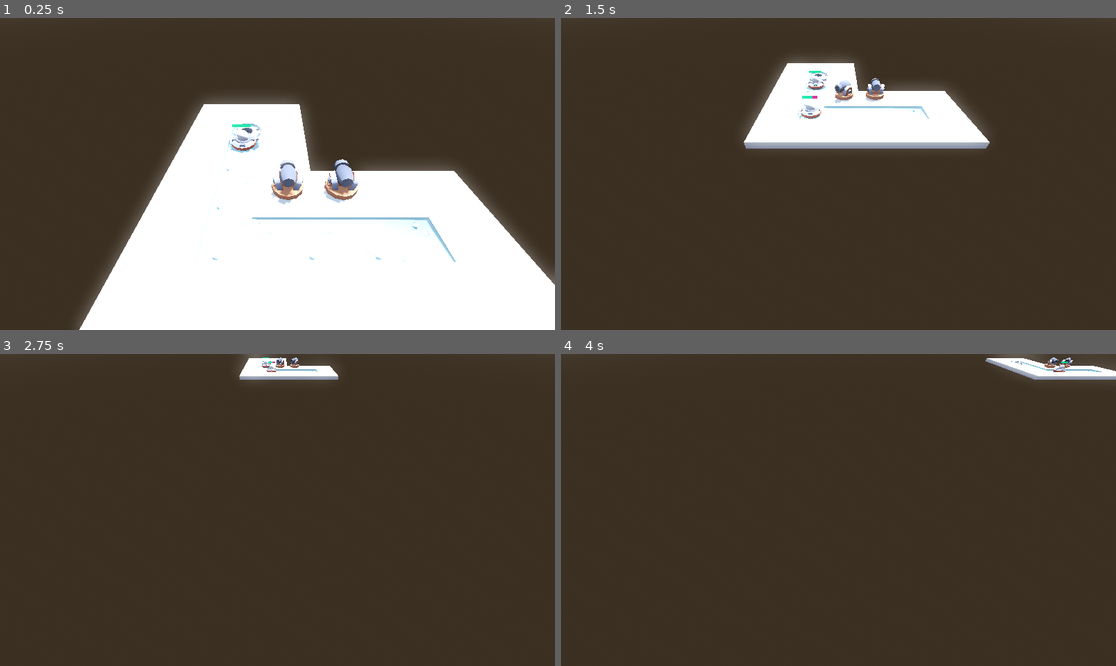
Above: before the commit, frames 1-4 (two rows, left to right).
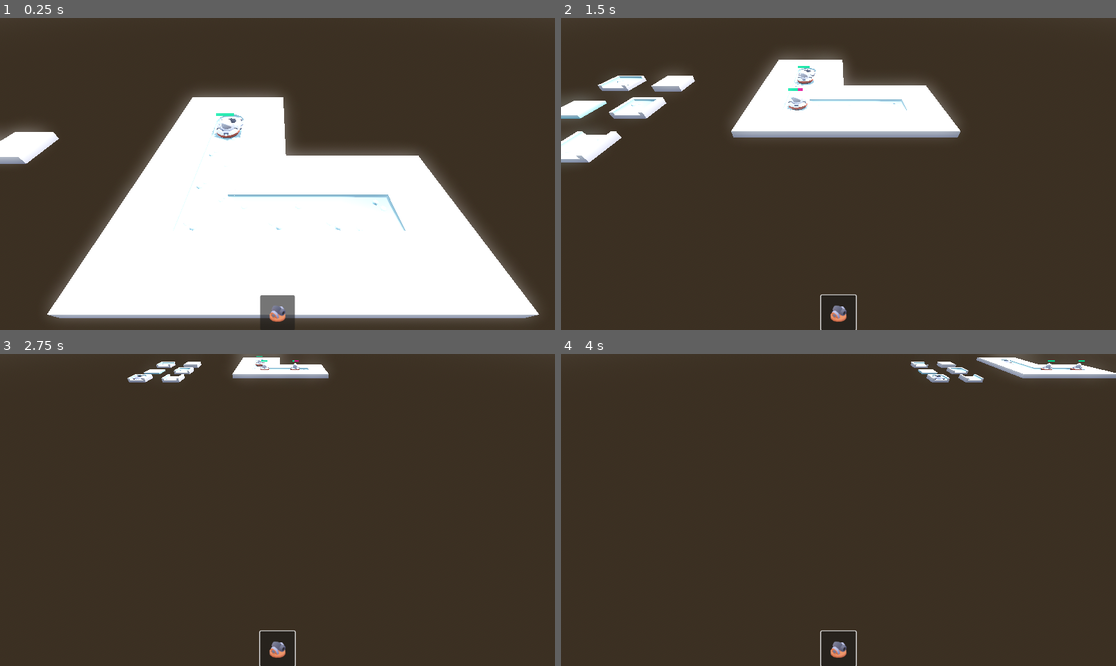
Above: after the commit, the same moments.

Repository: PatrikParkkonen/WinterTD
Game: Godot game, scene res://Scenes/world.tscn
Same seed, same stepped clock (60 frames per second), same inputs: the game is played once before the commit and once after it. The project has no main scene, so this scene is started directly.
Inputs (mouse positions are in pixels of both pictures, inside the frame that each line leads up to):
- Up to frame 1 (0.25 s): no input
- Up to frame 2 (1.5 s): click (838, 311) at 0.52 s; move the mouse to (960, 158) at 1.27 s; hold Right (ui_right) from 1.28 s (still down); hold S (camera_backward) from 1.28 s (still down); click (960, 158) at 1.42 s
- Up to frame 3 (2.75 s): release Right (ui_right) at 2 s; release S (camera_backward) at 2 s; drag from (166, 525) to (249, 572) at 2.02 s
- Up to frame 4 (4 s): move the mouse to (894, 441) at 2.77 s; hold Right (ui_right) 2.78-3.5 s; hold A (camera_left) 2.78-3.5 s; click (894, 441) at 2.92 s; drag from (810, 572) to (672, 463) at 3.52 s

The runs differ from the first frame. In frame 1, 17% of the frame differs, in the area x 0-100%, y 24-100%; in frame 2, 8.0%; in frame 3, 1.2%; in frame 4, 1.3%.

Commit message:
tile offset changes

Diff:
--- /dev/null
+++ b/Scenes/activity_button.tscn
@@ -0,0 +1,24 @@
+[gd_scene load_steps=4 format=3 uid="uid://bsnp2dpdneket"]
+
+[ext_resource type="Script" path="res://Scripts/activity_button.gd" id="1_vfmq0"]
+[ext_resource type="Texture2D" uid="uid://dxvk8ub0tl3ov" path="res://Images/weapon-cannon.png" id="2_5fnb8"]
+[ext_resource type="PackedScene" uid="uid://bajqf2josyx1u" path="res://Scenes/cannon.tscn" id="3_ikso1"]
+
+[node name="ActivityButton" type="Button"]
+custom_minimum_size = Vector2(16, 16)
+anchors_preset = 7
+anchor_left = 0.5
+anchor_top = 1.0
+anchor_right = 0.5
+anchor_bottom = 1.0
+offset_left = -8.0
+offset_top = -16.0
+offset_right = 8.0
+grow_horizontal = 2
+grow_vertical = 0
+script = ExtResource("1_vfmq0")
+activity_button_icon = ExtResource("2_5fnb8")
+activity_draggable = ExtResource("3_ikso1")
+
+[connection signal="button_down" from="." to="." method="_on_button_down"]
+[connection signal="button_up" from="." to="." method="_on_button_up"]
--- a/Scenes/cannon.tscn
+++ b/Scenes/cannon.tscn
@@ -13,7 +13,7 @@
 transform = Transform3D(1, 0, 0, 0, 1, 0, 0, 0, 1, 0.5, 0, 0.5)
 script = ExtResource("1_djweu")
 
-[node name="MeshInstance3D" type="MeshInstance3D" parent="."]
+[node name="MeshInstance3D" type="MeshInstance3D" parent="." groups=["cannon"]]
 transform = Transform3D(-1, 0, -8.74228e-08, 0, 1, 0, 8.74228e-08, 0, -1, 0, 0, 0)
 mesh = ExtResource("1_1rx5m")
 
--- a/Scenes/world.tscn
+++ b/Scenes/world.tscn
@@ -6,8 +6,9 @@
 [ext_resource type="PackedScene" uid="uid://cym8hy5vbimlp" path="res://Tiles/snow_tile_corner-square.tscn" id="3_yox8l"]
 [ext_resource type="PackedScene" uid="uid://ca0dd260x44cq" path="res://Tiles/snow_tile_end.tscn" id="4_uw27g"]
 [ext_resource type="PackedScene" uid="uid://chqstnuapwsmi" path="res://Tiles/snow_tile.tscn" id="5_5occx"]
-[ext_resource type="PackedScene" uid="uid://bajqf2josyx1u" path="res://Scenes/cannon.tscn" id="7_2na8f"]
 [ext_resource type="Script" path="res://Scripts/RTS_Camera.gd" id="8_t5gbw"]
+[ext_resource type="PackedScene" uid="uid://bsnp2dpdneket" path="res://Scenes/activity_button.tscn" id="9_c6uh0"]
+[ext_resource type="PackedScene" uid="uid://r7vg4baaashl" path="res://Tiles/snow_tile_dirt.tscn" id="10_y2n3r"]
 
 [sub_resource type="ProceduralSkyMaterial" id="ProceduralSkyMaterial_8iniy"]
 sky_horizon_color = Color(0.64625, 0.65575, 0.67075, 1)
@@ -44,22 +45,23 @@
 [node name="Tile_Snow" parent="Map" instance=ExtResource("1_ifip7")]
 transform = Transform3D(1, 0, 0, 0, 1, 0, 0, 0, 1, 0, 0, -1)
 
-[node name="Tile_Snow2" parent="Map" instance=ExtResource("2_yqa38")]
-
 [node name="Tile_Snow3" parent="Map" instance=ExtResource("2_yqa38")]
 transform = Transform3D(1, 0, 0, 0, 1, 0, 0, 0, 1, 0, 0, 1)
 
+[node name="Tile_Snow28" parent="Map" instance=ExtResource("2_yqa38")]
+transform = Transform3D(1, 0, 0, 0, 1, 0, 0, 0, 1, 0, 0, 0)
+
 [node name="Tile_Snow5" parent="Map" instance=ExtResource("2_yqa38")]
-transform = Transform3D(-4.37114e-08, 0, 1, 0, 1, 0, -1, 0, -4.37114e-08, 1.0004, 0, 3)
+transform = Transform3D(-4.37114e-08, 0, 1, 0, 1, 0, -1, 0, -4.37114e-08, 1.0004, 0, 2)
 
 [node name="Tile_Snow6" parent="Map" instance=ExtResource("2_yqa38")]
-transform = Transform3D(-4.37114e-08, 0, 1, 0, 1, 0, -1, 0, -4.37114e-08, 2.0004, 0, 3)
+transform = Transform3D(-4.37114e-08, 0, 1, 0, 1, 0, -1, 0, -4.37114e-08, 2.0004, 0, 2)
 
 [node name="Tile_Snow4" parent="Map" instance=ExtResource("3_yox8l")]
-transform = Transform3D(-4.37114e-08, 0, 1, 0, 1, 0, -1, 0, -4.37114e-08, 0, 0, 3)
+transform = Transform3D(-4.37114e-08, 0, 1, 0, 1, 0, -1, 0, -4.37114e-08, 0, 0, 2)
 
 [node name="Tile_Snow7" parent="Map" instance=ExtResource("4_uw27g")]
-transform = Transform3D(-4.37114e-08, 0, -1, 0, 1, 0, 1, 0, -4.37114e-08, 4, 0, 2)
+transform = Transform3D(-4.37114e-08, 0, -1, 0, 1, 0, 1, 0, -4.37114e-08, 3, 0, 2)
 
 [node name="Tile_Snow8" parent="Map" instance=ExtResource("5_5occx")]
 transform = Transform3D(1, 0, 0, 0, 1, 0, 0, 0, 1, 1, 0, 1)
@@ -98,10 +100,10 @@
 transform = Transform3D(1, 0, 0, 0, 1, 0, 0, 0, 1, -1, 0, 2)
 
 [node name="Tile_Snow17" parent="Map" instance=ExtResource("5_5occx")]
-transform = Transform3D(1, 0, 0, 0, 1, 0, 0, 0, 1, -1, 0, 3)
+transform = Transform3D(1, 0, 0, 0, 1, 0, 0, 0, 1, 0, 0, 3)
 
 [node name="Tile_Snow18" parent="Map" instance=ExtResource("5_5occx")]
-transform = Transform3D(1, 0, 0, 0, 1, 0, 0, 0, 1, 0, 0, 3)
+transform = Transform3D(1, 0, 0, 0, 1, 0, 0, 0, 1, -1, 0, 3)
 
 [node name="Tile_Snow19" parent="Map" instance=ExtResource("5_5occx")]
 transform = Transform3D(1, 0, 0, 0, 1, 0, 0, 0, 1, 1, 0, 3)
@@ -122,31 +124,10 @@
 transform = Transform3D(1, 0, 0, 0, 1, 0, 0, 0, 1, 4, 0, 1)
 
 [node name="Path" type="Path3D" parent="."]
-transform = Transform3D(1, 0, 0, 0, 1, 0, 0, 0, 1, 0, 0.112639, 0)
+transform = Transform3D(1, 0, 0, 0, 1, 0, 0, 0, 1, -0.472076, 0.112639, -0.518124)
 curve = SubResource("Curve3D_361m0")
 
 [node name="SpawnTimer" type="Timer" parent="."]
-
-[node name="Cannon" parent="." instance=ExtResource("7_2na8f")]
-transform = Transform3D(1, 0, 0, 0, 1, 0, 0, 0, 1, 1.5, 0.2, 1.5)
-
-[node name="Cannon2" parent="." instance=ExtResource("7_2na8f")]
-transform = Transform3D(1, 0, 0, 0, 1, 0, 0, 0, 1, 2.5, 0.2, 1.5)
-
-[node name="OmniLight3D" type="OmniLight3D" parent="."]
-transform = Transform3D(1, 0, 0, 0, 1, 0, 0, 0, 1, 1.40018, 3, 0)
-visible = false
-light_energy = 5.0
-
-[node name="OmniLight3D2" type="OmniLight3D" parent="."]
-transform = Transform3D(1, 0, 0, 0, 1, 0, 0, 0, 1, 1.40018, 3, 4)
-visible = false
-light_energy = 5.0
-
-[node name="OmniLight3D3" type="OmniLight3D" parent="."]
-transform = Transform3D(1, 0, 0, 0, 1, 0, 0, 0, 1, 5.40018, 3, 4)
-visible = false
-light_energy = 5.0
 
 [node name="camera_base" type="Node3D" parent="."]
 transform = Transform3D(1, 0, 0, 0, 1, 0, 0, 0, 1, 1.286, 0, 4.3923)
@@ -156,6 +137,43 @@
 transform = Transform3D(1, 0, 0, 0, 0.707107, 0.707107, 0, -0.707107, 0.707107, 0.0236161, 0, -0.0186176)
 
 [node name="Camera3D" type="Camera3D" parent="camera_base/camera_socket"]
-transform = Transform3D(1, 0, 0, 0, 1, 0, 0, 0, 1, 0, 2.46555, 0)
+transform = Transform3D(1, 0, 0, 0, 1, 0, 0, 0, 1, 7.54595e-05, 2.47166, 4.76837e-07)
+
+[node name="Control" type="Control" parent="."]
+layout_mode = 3
+anchors_preset = 7
+anchor_left = 0.5
+anchor_top = 1.0
+anchor_right = 0.5
+anchor_bottom = 1.0
+offset_left = -20.0
+offset_top = -40.0
+offset_right = 20.0
+grow_horizontal = 2
+grow_vertical = 0
+
+[node name="ActivityButton" parent="Control" instance=ExtResource("9_c6uh0")]
+layout_mode = 1
+
+[node name="Camera3D" type="Camera3D" parent="."]
+transform = Transform3D(1, 0, 0, 0, -0.107323, 0.994224, 0, -0.994224, -0.107323, -0.463481, 10.0272, 0.223448)
+
+[node name="Tile_Snow" parent="." instance=ExtResource("5_5occx")]
+transform = Transform3D(1, 0, 0, 0, 1, 0, 0, 0, 1, -5.00772, 0, 0.0446715)
+
+[node name="Tile_Snow_Corner" parent="." instance=ExtResource("3_yox8l")]
+transform = Transform3D(1, 0, 0, 0, 1, 0, 0, 0, 1, -7, 0, 0)
+
+[node name="Tile_Snow_Dirt" parent="." instance=ExtResource("10_y2n3r")]
+transform = Transform3D(1, 0, 0, 0, 1, 0, 0, 0, 1, -7, 0, 2)
+
+[node name="Tile_Snow_End" parent="." instance=ExtResource("4_uw27g")]
+transform = Transform3D(1, 0, 0, 0, 1, 0, 0, 0, 1, -5, 0, 2)
+
+[node name="Tile_Snow_endRound" parent="." instance=ExtResource("1_ifip7")]
+transform = Transform3D(1, 0, 0, 0, 1, 0, 0, 0, 1, -7, 0, 4)
+
+[node name="Tile_Snow_Straight" parent="." instance=ExtResource("2_yqa38")]
+transform = Transform3D(1, 0, 0, 0, 1, 0, 0, 0, 1, -5, 0, 4)
 
 [connection signal="timeout" from="SpawnTimer" to="." method="_on_spawn_timer_timeout"]
--- /dev/null
+++ b/Scripts/activity_button.gd
@@ -0,0 +1,48 @@
+extends Button
+
+@export var activity_button_icon:Texture2D
+@export var activity_draggable:PackedScene
+
+var _is_dragging:bool = false
+var _draggable:Node
+var _cam:Camera3D
+var RAYCAST_LENGTH:float = 500
+
+# Called when the node enters the scene tree for the first time.
+func _ready() -> void:
+	icon = activity_button_icon
+	_draggable = activity_draggable.instantiate()
+	add_child(_draggable)
+	_draggable.visible = false
+	_cam = get_viewport().get_camera_3d()
+
+func _physics_process(_delta):
+	if Input.is_mouse_button_pressed(MOUSE_BUTTON_LEFT):
+		var space_state = _draggable.get_world_3d().direct_space_state
+		var mouse_pos:Vector2 = get_viewport().get_mouse_position()
+		var origin:Vector3 = _cam.project_ray_origin(mouse_pos)
+		var end:Vector3 = origin + _cam.project_ray_normal(mouse_pos) * RAYCAST_LENGTH
+		var query = PhysicsRayQueryParameters3D.create(origin, end)
+		query.collide_with_bodies = true
+		var rayResult:Dictionary = space_state.intersect_ray(query)
+		if rayResult.size() > 0:
+			#print(rayResult)
+			var co:CollisionObject3D = rayResult.get("collider")
+			#if co.get_groups()[0] == "tile_snow":
+			_draggable.visible = true
+			_draggable.global_position = Vector3(co.global_position.x, 0.2, co.global_position.z)
+		else:
+			_draggable.visible = false
+
+# Called every frame. 'delta' is the elapsed time since the previous frame.
+func _process(delta: float) -> void:
+	pass
+
+
+func _on_button_down() -> void:
+	_is_dragging = true
+
+
+func _on_button_up() -> void:
+	_is_dragging = false
+	_draggable.visible = false
--- a/Scripts/camera_3d.gd
+++ /dev/null
@@ -1,32 +0,0 @@
-extends Camera3D
-
-@export var move_speed: float = 10.0
-@export var zoom_speed: float = 2.0
-@export var rotation_speed: float = 1.0
-
-var zoom_min: float = 5.0
-var zoom_max: float = 50.0
-
-func _process(delta):
-	# Move camera using WASD keys
-	var move_dir = Vector3.ZERO
-	if Input.is_action_pressed("ui_right"):  # D key
-		move_dir.x += 1
-	if Input.is_action_pressed("ui_left"):   # A key
-		move_dir.x -= 1
-	if Input.is_action_pressed("ui_down"):   # S key
-		move_dir.z += 1
-	if Input.is_action_pressed("ui_up"):     # W key
-		move_dir.z -= 1
-
-	translate(move_dir * move_speed * delta)
-
-	# Zoom using scroll wheel
-	var scroll = Input.get_axis("zoom_in", "zoom_out")  # Map "zoom_in" to Mouse Wheel Up, "zoom_out" to Mouse Wheel Down
-	if scroll:
-		position.y = clamp(position.y - scroll * zoom_speed, zoom_min, zoom_max)
-
-	# Rotate with right mouse button
-	if Input.is_action_pressed("rotate_camera"):
-		var mouse_delta = Input.get_last_mouse_velocity()
-		rotate_y(-mouse_delta.x * rotation_speed * delta)
--- a/Scripts/world.gd
+++ b/Scripts/world.gd
@@ -1,9 +1,27 @@
 extends Node3D
 
 @onready var enemy : PackedScene = preload("res://Mobs/ufo.tscn")
+@onready var cam = $camera_base/camera_socket/Camera3D
 
 var enemies_to_spawn : int = 3
 var can_spawn : bool = true
+var RAYCAST_LENGTH:float = 500
+
+
+
+func _physics_process(_delta):
+	if Input.is_mouse_button_pressed(MOUSE_BUTTON_LEFT):
+		var space_state = get_world_3d().direct_space_state
+		var mouse_pos:Vector2 = get_viewport().get_mouse_position()
+		var origin:Vector3 = cam.project_ray_origin(mouse_pos)
+		var end:Vector3 = origin + cam.project_ray_normal(mouse_pos) * RAYCAST_LENGTH
+		var query = PhysicsRayQueryParameters3D.create(origin, end)
+		query.collide_with_bodies = true
+		var rayResult:Dictionary = space_state.intersect_ray(query)
+		if rayResult.size() > 0:
+			#print(rayResult)
+			var co:CollisionObject3D = rayResult.get("collider")
+			print(co.get_groups())
 
 
 func _process(delta):
--- a/Tiles/snow_tile.tscn
+++ b/Tiles/snow_tile.tscn
@@ -1,16 +1,15 @@
 [gd_scene load_steps=3 format=3 uid="uid://chqstnuapwsmi"]
 
-[ext_resource type="ArrayMesh" uid="uid://bwrw3ks52kne8" path="res://Models/snow-tile.obj" id="1_vjfrm"]
+[ext_resource type="ArrayMesh" uid="uid://dfug0ib7tnfh" path="res://Models/snow-tile.obj" id="1_vjfrm"]
 
 [sub_resource type="ConcavePolygonShape3D" id="ConcavePolygonShape3D_d2dui"]
 data = PackedVector3Array(0.5, 0, -0.5, -0.5, 0, 0.5, 0.5, 0, 0.5, -0.5, 0, 0.5, 0.5, 0, -0.5, -0.5, 0, -0.5, 0.5, 0, - …(2066 unchanged characters)…
 
-[node name="Tile_Snow" type="StaticBody3D"]
+[node name="Tile_Snow" type="StaticBody3D" groups=["tile_snow"]]
+transform = Transform3D(1, 0, 0, 0, 1, 0, 0, 0, 1, 0.5, 0, 0.5)
 
 [node name="CollisionShape3D" type="CollisionShape3D" parent="."]
-transform = Transform3D(1, 0, 0, 0, 1, 0, 0, 0, 1, 0.5, 0, 0.5)
 shape = SubResource("ConcavePolygonShape3D_d2dui")
 
 [node name="Snow-tile" type="MeshInstance3D" parent="."]
-transform = Transform3D(1, 0, 0, 0, 1, 0, 0, 0, 1, 0.5, 0, 0.5)
 mesh = ExtResource("1_vjfrm")
--- a/Tiles/snow_tile_corner-square.tscn
+++ b/Tiles/snow_tile_corner-square.tscn
@@ -1,16 +1,15 @@
 [gd_scene load_steps=3 format=3 uid="uid://cym8hy5vbimlp"]
 
-[ext_resource type="ArrayMesh" uid="uid://qg5p08h1orbl" path="res://Models/snow-tile-corner-square.obj" id="1_a4dnk"]
+[ext_resource type="ArrayMesh" uid="uid://ren2glbntu5" path="res://Models/snow-tile-corner-square.obj" id="1_a4dnk"]
 
 [sub_resource type="ConcavePolygonShape3D" id="ConcavePolygonShape3D_d2dui"]
 data = PackedVector3Array(0.5, 0, -0.5, -0.5, 0, 0.5, 0.5, 0, 0.5, -0.5, 0, 0.5, 0.5, 0, -0.5, -0.5, 0, -0.5, 0.5, 0, - …(2066 unchanged characters)…
 
-[node name="Tile_Snow" type="StaticBody3D"]
+[node name="Tile_Snow_Corner" type="StaticBody3D" groups=["tile_snow_corner"]]
+transform = Transform3D(1, 0, 0, 0, 1, 0, 0, 0, 1, 0.5, 0, 0.5)
 
 [node name="CollisionShape3D" type="CollisionShape3D" parent="."]
-transform = Transform3D(1, 0, 0, 0, 1, 0, 0, 0, 1, 0.5, 0, 0.5)
 shape = SubResource("ConcavePolygonShape3D_d2dui")
 
 [node name="Snow-tile" type="MeshInstance3D" parent="."]
-transform = Transform3D(1, 0, 0, 0, 1, 0, 0, 0, 1, 0.5, 0, 0.5)
 mesh = ExtResource("1_a4dnk")
--- a/Tiles/snow_tile_dirt.tscn
+++ b/Tiles/snow_tile_dirt.tscn
@@ -1,16 +1,15 @@
 [gd_scene load_steps=3 format=3 uid="uid://r7vg4baaashl"]
 
-[ext_resource type="ArrayMesh" uid="uid://ctrh4rn1p7f83" path="res://Models/snow-tile-dirt.obj" id="1_rtxta"]
+[ext_resource type="ArrayMesh" uid="uid://3uhw65a3uc7u" path="res://Models/snow-tile-dirt.obj" id="1_rtxta"]
 
 [sub_resource type="ConcavePolygonShape3D" id="ConcavePolygonShape3D_d2dui"]
 data = PackedVector3Array(0.5, 0, -0.5, -0.5, 0, 0.5, 0.5, 0, 0.5, -0.5, 0, 0.5, 0.5, 0, -0.5, -0.5, 0, -0.5, 0.5, 0, - …(2066 unchanged characters)…
 
-[node name="Tile_Snow" type="StaticBody3D"]
+[node name="Tile_Snow_Dirt" type="StaticBody3D" groups=["tile_snow_dirt"]]
+transform = Transform3D(1, 0, 0, 0, 1, 0, 0, 0, 1, 0.5, 0, 0.5)
 
 [node name="CollisionShape3D" type="CollisionShape3D" parent="."]
-transform = Transform3D(1, 0, 0, 0, 1, 0, 0, 0, 1, 0.5, 0, 0.5)
 shape = SubResource("ConcavePolygonShape3D_d2dui")
 
 [node name="Snow-tile" type="MeshInstance3D" parent="."]
-transform = Transform3D(1, 0, 0, 0, 1, 0, 0, 0, 1, 0.5, 0, 0.5)
 mesh = ExtResource("1_rtxta")
--- a/Tiles/snow_tile_end.tscn
+++ b/Tiles/snow_tile_end.tscn
@@ -1,16 +1,15 @@
 [gd_scene load_steps=3 format=3 uid="uid://ca0dd260x44cq"]
 
-[ext_resource type="ArrayMesh" uid="uid://cwpcu7nip81hl" path="res://Models/snow-tile-end.obj" id="1_tpw3p"]
+[ext_resource type="ArrayMesh" uid="uid://cfrqbs7sv3ggb" path="res://Models/snow-tile-end.obj" id="1_tpw3p"]
 
 [sub_resource type="ConcavePolygonShape3D" id="ConcavePolygonShape3D_d2dui"]
 data = PackedVector3Array(0.5, 0, -0.5, -0.5, 0, 0.5, 0.5, 0, 0.5, -0.5, 0, 0.5, 0.5, 0, -0.5, -0.5, 0, -0.5, 0.5, 0, - …(2066 unchanged characters)…
 
-[node name="Tile_Snow" type="StaticBody3D"]
+[node name="Tile_Snow_End" type="StaticBody3D" groups=["tile_snow_end"]]
+transform = Transform3D(1, 0, 0, 0, 1, 0, 0, 0, 1, 0.5, 0, 0.5)
 
 [node name="CollisionShape3D" type="CollisionShape3D" parent="."]
-transform = Transform3D(1, 0, 0, 0, 1, 0, 0, 0, 1, 0.5, 0, 0.5)
 shape = SubResource("ConcavePolygonShape3D_d2dui")
 
 [node name="Snow-tile" type="MeshInstance3D" parent="."]
-transform = Transform3D(1, 0, 0, 0, 1, 0, 0, 0, 1, 0.5, 0, 0.5)
 mesh = ExtResource("1_tpw3p")
--- a/Tiles/snow_tile_endRoundSpawn.tscn
+++ b/Tiles/snow_tile_endRoundSpawn.tscn
@@ -1,16 +1,15 @@
 [gd_scene load_steps=3 format=3 uid="uid://85ns3fpq3kgm"]
 
-[ext_resource type="ArrayMesh" uid="uid://k6i64k25d7wg" path="res://Models/snow-tile-spawn-end-round.obj" id="1_bx0qh"]
+[ext_resource type="ArrayMesh" uid="uid://dcu76ljhys0jm" path="res://Models/snow-tile-spawn-end-round.obj" id="1_bx0qh"]
 
 [sub_resource type="ConcavePolygonShape3D" id="ConcavePolygonShape3D_d2dui"]
 data = PackedVector3Array(0.5, 0, -0.5, -0.5, 0, 0.5, 0.5, 0, 0.5, -0.5, 0, 0.5, 0.5, 0, -0.5, -0.5, 0, -0.5, 0.5, 0, - …(2066 unchanged characters)…
 
-[node name="Tile_Snow" type="StaticBody3D"]
+[node name="Tile_Snow_endRound" type="StaticBody3D" groups=["tile_snow_endRound"]]
+transform = Transform3D(1, 0, 0, 0, 1, 0, 0, 0, 1, 0.5, 0, 0.5)
 
 [node name="CollisionShape3D" type="CollisionShape3D" parent="."]
-transform = Transform3D(1, 0, 0, 0, 1, 0, 0, 0, 1, 0.5, 0, 0.5)
 shape = SubResource("ConcavePolygonShape3D_d2dui")
 
 [node name="Snow-tile" type="MeshInstance3D" parent="."]
-transform = Transform3D(1, 0, 0, 0, 1, 0, 0, 0, 1, 0.5, 0, 0.5)
 mesh = ExtResource("1_bx0qh")
--- a/Tiles/snow_tile_straight.tscn
+++ b/Tiles/snow_tile_straight.tscn
@@ -1,16 +1,15 @@
 [gd_scene load_steps=3 format=3 uid="uid://bx7kutahegh7e"]
 
-[ext_resource type="ArrayMesh" uid="uid://dwakl7roponhj" path="res://Models/snow-tile-straight.obj" id="1_j3m4l"]
+[ext_resource type="ArrayMesh" uid="uid://onpvewby2cmq" path="res://Models/snow-tile-straight.obj" id="1_j3m4l"]
 
 [sub_resource type="ConcavePolygonShape3D" id="ConcavePolygonShape3D_d2dui"]
 data = PackedVector3Array(0.5, 0, -0.5, -0.5, 0, 0.5, 0.5, 0, 0.5, -0.5, 0, 0.5, 0.5, 0, -0.5, -0.5, 0, -0.5, 0.5, 0, - …(2066 unchanged characters)…
 
-[node name="Tile_Snow" type="StaticBody3D"]
+[node name="Tile_Snow_Straight" type="StaticBody3D" groups=["tile_snow_straight"]]
+transform = Transform3D(1, 0, 0, 0, 1, 0, 0, 0, 1, 0.5, 0, 0.5)
 
 [node name="CollisionShape3D" type="CollisionShape3D" parent="."]
-transform = Transform3D(1, 0, 0, 0, 1, 0, 0, 0, 1, 0.5, 0, 0.5)
 shape = SubResource("ConcavePolygonShape3D_d2dui")
 
 [node name="Snow-tile" type="MeshInstance3D" parent="."]
-transform = Transform3D(1, 0, 0, 0, 1, 0, 0, 0, 1, 0.5, 0, 0.5)
 mesh = ExtResource("1_j3m4l")
--- a/project.godot
+++ b/project.godot
@@ -13,6 +13,16 @@
 config/name="Wintermaul"
 config/features=PackedStringArray("4.3", "Forward Plus")
 config/icon="res://icon.svg"
+
+[global_group]
+
+tile_snow=""
+tile_snow_dirt=""
+tile_snow_end=""
+tile_snow_endRound=""
+tile_snow_straight=""
+tile_snow_corner=""
+cannon=""
 
 [input]
 
@@ -38,11 +48,11 @@
 }
 camera_zoom_in={
 "deadzone": 0.5,
-"events": [Object(InputEventMouseButton,"resource_local_to_s …(137 unchanged characters)… lse,"button_mask":8,"position":Vector2(260, 12),"global_position":Vector2(269, 58),"factor":1.0,"button_index":4,"canceled":false,"pressed":true,"double_click":false,"script":null)
+"events": [Object(InputEventMouseButton,"resource_local_to_s …(137 unchanged characters)… lse,"button_mask":8,"position":Vector2(233, 10),"global_position":Vector2(242, 56),"factor":1.0,"button_index":4,"canceled":false,"pressed":true,"double_click":false,"script":null)
 ]
 }
 camera_zoom_out={
 "deadzone": 0.5,
-"events": [Object(InputEventMouseButton,"resource_local_to_s …(137 unchanged characters)… lse,"button_mask":16,"position":Vector2(120, 13),"global_position":Vector2(129, 59),"factor":1.0,"button_index":5,"canceled":false,"pressed":true,"double_click":false,"script":null)
+"events": [Object(InputEventMouseButton,"resource_local_to_s …(137 unchanged characters)… lse,"button_mask":16,"position":Vector2(234, 17),"global_position":Vector2(243, 63),"factor":1.0,"button_index":5,"canceled":false,"pressed":true,"double_click":false,"script":null)
 ]
 }
Binary file added: Images/detail-crystal-large.png
Not shown, added: Images/detail-crystal-large.png.import
Binary file added: Images/detail-crystal.png
Not shown, added: Images/detail-crystal.png.import
Binary file added: Images/detail-dirt-large.png
Not shown, added: Images/detail-dirt-large.png.import
Binary file added: Images/detail-dirt.png
Not shown, added: Images/detail-dirt.png.import
Binary file added: Images/detail-rocks-large.png
Not shown, added: Images/detail-rocks-large.png.import
Binary file added: Images/detail-rocks.png
Not shown, added: Images/detail-rocks.png.import
(and 309 more such lines)
